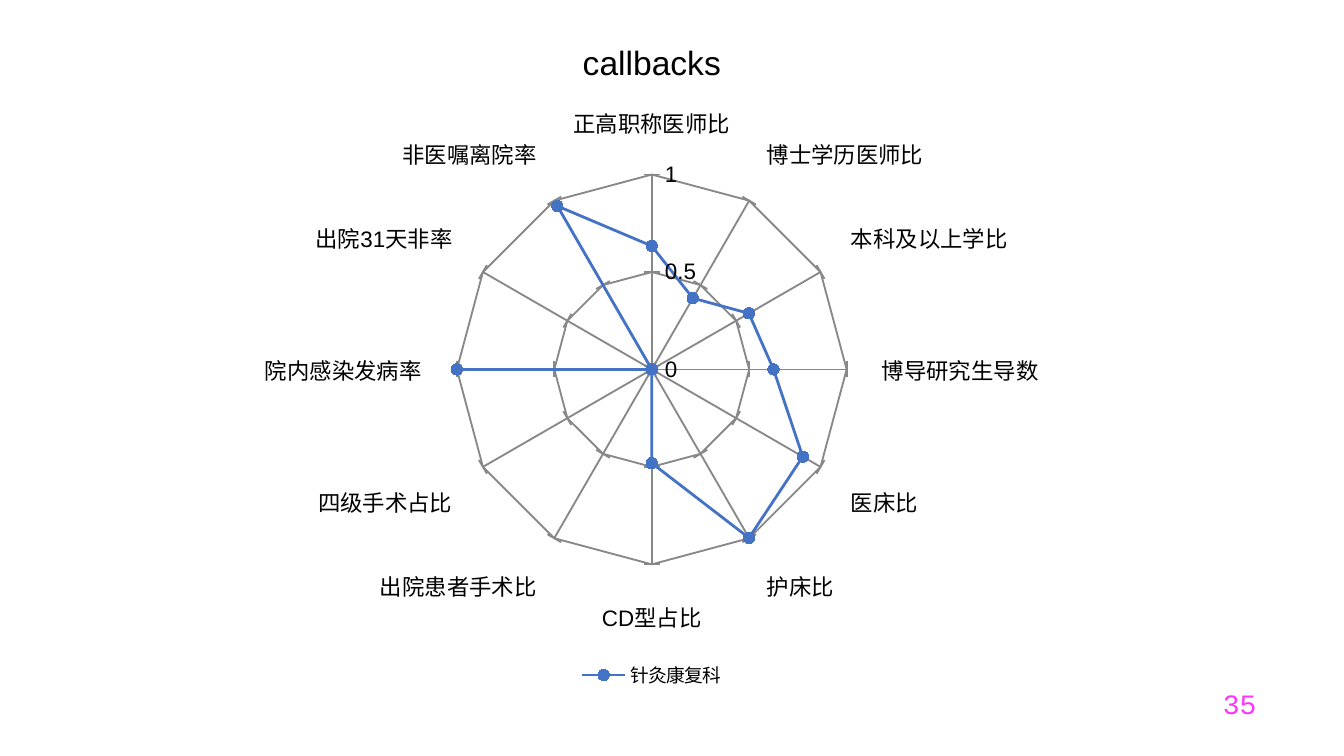
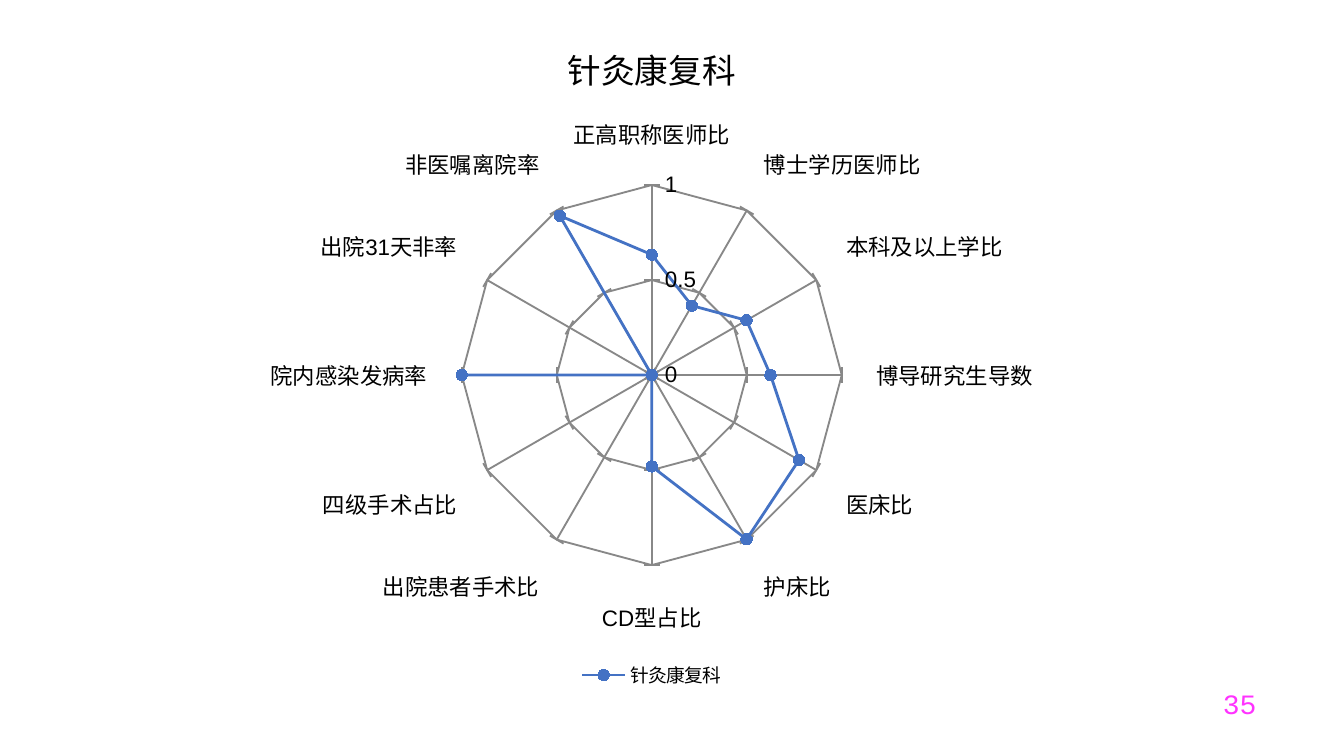
Before and after one commit to Tostig0916/hqcoffee, a slide deck: slide 35 of outputs/PPT/jsszyy.pptxgen.pptx. Drawn at 1344x756 pixels with LibreOffice and Linux fonts; fonts in the diff are those of the drawing. Boxes give left, top, right and bottom in pixels: in the first picture for what was removed or moved away, otherwise in the second. Text is boxed around its words. In the diff, an @@ line names an element or a change of style, - is before the commit and + after.

```diff
--- a/outputs/PPT/jsszyy.pptxgen.pptx
+++ b/outputs/PPT/jsszyy.pptxgen.pptx
@@ radar chart at (x1=13, y1=13, x2=1290, y2=694) @@
@@ title "callbacks" to "针灸康复科" @@
```
Also in this commit, not shown: 36 other slides changed, 6 other files.
